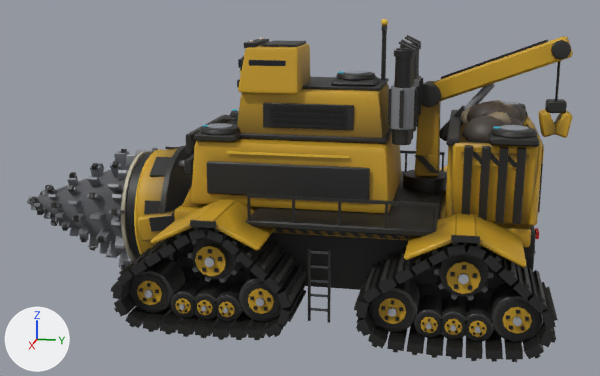
Two versions of the glTF model assets/vehicles/ex_crawler_11.glb, one commit apart.
Camera for both pictures: a 50 mm lens placed at (31.4, 4.2, 11.9), pointed at (0.1, -2.1, 4.1). Lighting does not change. The marker at lower left points along +X, +Y and +Z. The older version comes first. Where no turn or scale is listed for an object, it has been applied to the vertices. Vertices at exactly the same position are counted once.
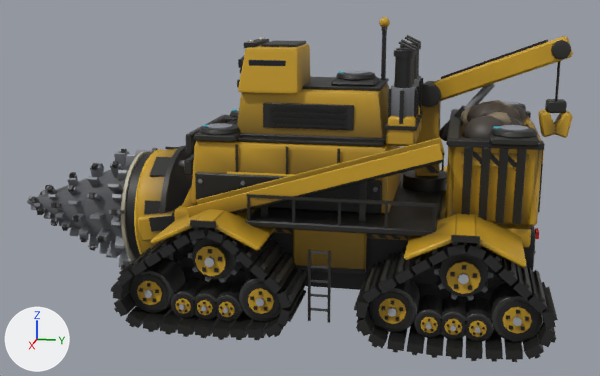
What differs and where, as boxes (x1, y1, x2, y2) in the pictures (600 x 376 px; the box of a moved part takes in the faces that stretch with it):
'Mesh_0', reshaped: before (111, 19, 573, 362); after (111, 17, 573, 362)
part 1 of me_mesh_0, added: after (337, 148, 340, 164)
part 2 of me_mesh_0, added: after (235, 145, 238, 172)
part 3 of me_mesh_0, added (mostly hidden): after (261, 206, 268, 217)
part 4 of me_mesh_0, added (mostly hidden): after (359, 182, 367, 222)
part 5 of me_mesh_0, moved or reshaped (not visible afterwards): before (206, 161, 370, 200)
part 6 of me_mesh_0, added: after (196, 137, 444, 204)
part 7 of me_mesh_0, moved or reshaped (not visible before): after (195, 172, 382, 214)
part 8 of me_mesh_0, added: after (236, 136, 384, 147)
part 9 of me_mesh_0, added: after (231, 149, 443, 214)
part 10 of me_mesh_0, moved or reshaped: before (227, 151, 349, 158); after (227, 172, 294, 176)
part 11 of me_mesh_0, built on (mostly hidden before): before (196, 141, 539, 251); after (186, 107, 545, 274)
part 12 of me_mesh_0, moved or reshaped (not visible before): after (379, 17, 386, 27)
part 13 of me_mesh_0, recoloured: (185, 19, 542, 238) in both
part 14 of me_mesh_0, recoloured: before (382, 19, 388, 26); after (382, 18, 390, 27)

The edits, one by one:
me_mesh_0 is used by ob_mesh_0; location (-5.98, 8.05, -2.71).
me_mesh_0 had 10802 vertices, 19682 faces and spanned x 0.0..12.0, y -16.2..0.0, z 2.7..13.3.
me_mesh_0 now has 11748 vertices, 21414 faces and spans x 0.0..12.0, y -16.2..0.0, z 2.7..13.4.
me_mesh_0 part 1: a new loose piece, a box spanning x 8.718..8.771, y -8.252..-8.164, z 7.932..8.988, in mat_dark.
me_mesh_0 part 2: a new loose piece, a box spanning x 8.718..8.771, y -11.999..-11.911, z 7.932..8.988, in mat_dark.
me_mesh_0 part 3: the loose piece of 24 vertices spanning x 7.5..8.5, y -14.1..-13.7, z 7.7..8.3 is copied, and the copy is scaled about its middle by (0.22, 0.687, 1.92), then moved by (1.7, 3.2, -1.2); it spans x 9.7..9.9, y -10.8..-10.6, z 6.3..7.3.
me_mesh_0 part 4: the loose piece of 32 vertices spanning x 9.0..9.7, y -3.8..-3.6, z 6.7..9.4 is copied, and the copy is turned -8 degrees about the y axis through its middle and scaled by 0.751, then moved by (0.4, -3.5, -0.7), in mat_dark; it spans x 9.7..9.9, y -7.3..-7.1, z 6.3..8.3.
me_mesh_0 part 5: the loose piece of 48 vertices spanning x 8.7..8.9, y -13.1..-7.1, z 7.1..8.3 is multiplied about its middle by the matrix ((0.006, 0.651, 0.0), (0.164, 0.0, 0.578), (-0.077, 0.0, 1.157)), then moved by (-2.8, -3.9, -0.8), in mat_hull.
me_mesh_0 part 6: the loose piece of 48 vertices spanning x 9.1, y -11.6..-4.3, z 5.9..6.4 is copied, and the copy is multiplied about its middle by the matrix ((-1.25, 0.0, 0.0), (0.0, -1.197, -0.36), (0.0, -0.36, 1.197)), then moved by (0.1, -1.0, 1.9); it spans x 9.1..9.3, y -13.4..-4.5, z 6.5..9.6.
me_mesh_0 part 7: the loose piece of 48 vertices spanning x 3.1..3.2, y -13.1..-7.1, z 7.1..8.3 is scaled about its middle by (1, 1.15, 1), then moved by (5.7, 0.0, -0.4).
me_mesh_0 part 8: the loose piece of 48 vertices spanning x 7.9..8.0, y -11.1..-7.8, z 9.5..10.4 is copied, and the copy is scaled about its middle by (7.13, 1.67, 0.0936), then moved by (0.2, 0.0, -0.8); it spans x 7.7..8.5, y -12.3..-6.7, z 9.1..9.2.
me_mesh_0 part 9: the loose piece of 48 vertices spanning x 7.9..8.0, y -11.1..-7.8, z 9.5..10.4 is copied, and the copy is multiplied about its middle by the matrix ((-8.316, 0.0, 0.0), (0.0, -2.61, -0.107), (0.0, -0.786, 0.354)), then moved by (1.8, 0.5, -2.2); it spans x 9.2..10.3, y -13.3..-4.5, z 6.3..9.3.
me_mesh_0 part 10: the loose piece of 8 vertices spanning x 8.7..8.8, y -12.3..-7.8, z 8.7 is moved by (0.0, 0.0, -0.8).
me_mesh_0 part 11: 21 vertices moved within x 0.1..11.9, y -12.5..-1.5, z 6.1..9.5; 388 vertices added at x 2.4..10.4, y -14.4..-1.3, z 4.6..10.1.
me_mesh_0 part 12: 31 vertices moved from x 4.3..4.5, y -7.3..-7.0, z 13.0..13.3 to x 4.2..4.6, y -7.3..-6.9, z 13.0..13.4; 7 vertices removed from x 4.3..4.5, y -7.2..-7.1, z 13.1..13.3; 17 vertices added at x 4.2..4.6, y -7.3..-7.1, z 13.0..13.4.
me_mesh_0 part 13: 1652 kept faces spanning x 0.1..11.9, y -16.1..-0.1, z 3.0..13.4 get new vertex colours; the middle colour goes from yellow #b18a1e to yellow #a4801c.
me_mesh_0 part 14: 47 faces spanning x 4.2..4.6, y -7.2..-6.9, z 13.0..13.4 switch from mat_glow to mat_hull.
Other edits to the shape of me_mesh_0 do not show in these pictures.
